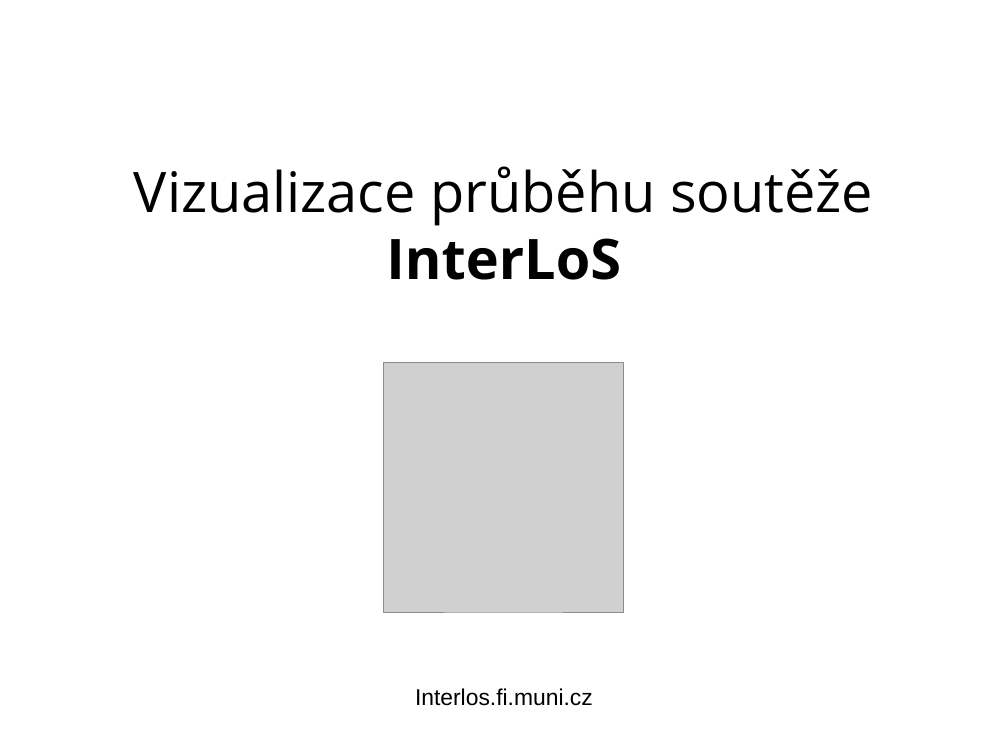
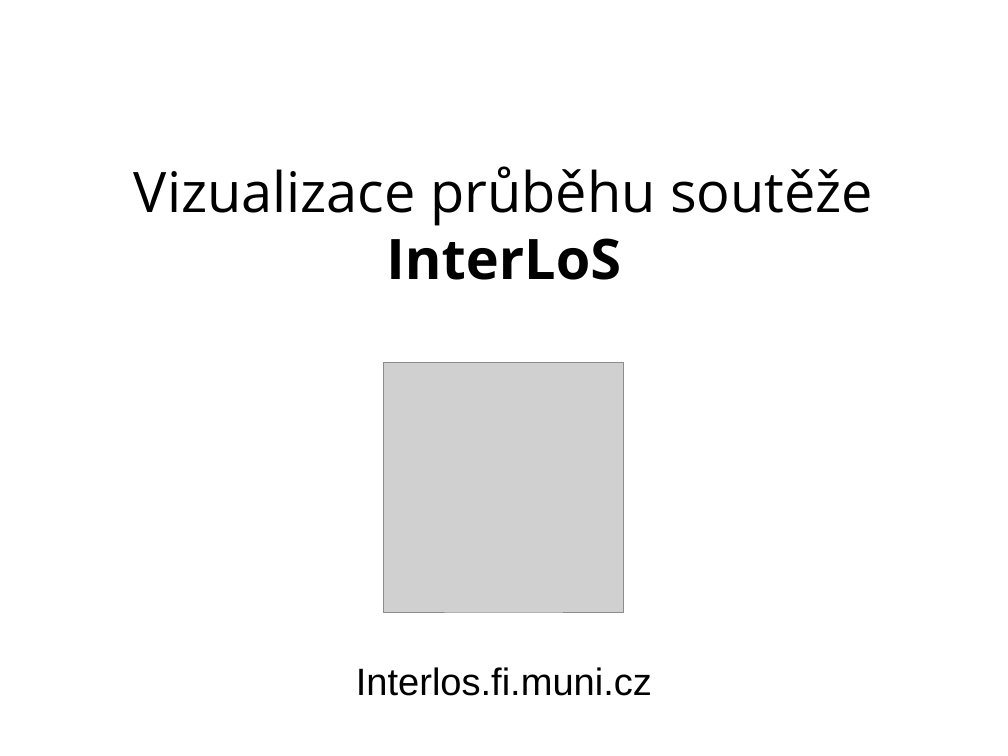
Before and after one commit to repli2dev/pa055-vizualization, a slide deck: slide 1 of intro-presentation.odp. Drawn at 1008x756 pixels with LibreOffice and Linux fonts; fonts in the diff are those of the drawing; grey boxes stand for pictures. Boxes give left, top, right and bottom in pixels: in the first picture for what was removed or moved away, otherwise in the second. Text is boxed around its words. In the diff, an @@ line names an element or a change of style, - is before the commit and + after.

```diff
--- a/intro-presentation.odp
+++ b/intro-presentation.odp
@@ text "Interlos.fi.muni.cz": place and size @@
-text "Interlos.fi.muni.cz" at [415, 688, 593, 706]
+text "Interlos.fi.muni.cz" at [356, 667, 652, 696]
@@ text "Interlos.fi.muni.cz" at [356, 667, 652, 696]: size 18 to 30 pt @@
```
Also in this commit, not shown: 1 other slide changed, 1 slide added, 1 other file.
